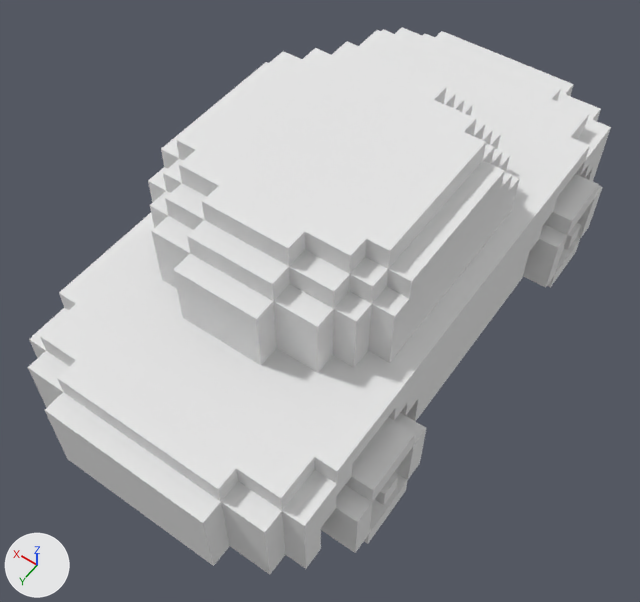
Two versions of the OBJ model car/Assets/Pretty Stuff/Shaderstuff/playcar1.obj, one commit apart.
Both versions are drawn from a 50 mm lens placed at (-15.1, 23.3, 35.7), pointed at (-0.6, 3.1, 3.8). Every picture has the same lights, and +X, +Y and +Z are marked at lower left. Where no turn or scale is listed for an object, it has been applied to the vertices.

Before the edit, the objects in view are built like this:
```python
mat_palette = principled_material('palette')
mat_palette.base_color = (0.8, 0.8, 0.8)  # white #e7e7e7
mat_palette.roughness = 1.0
me_playcar1 = bpy.data.meshes.new('playcar1')
me_playcar1.from_pydata(...)  # 634 vertices, 1320 faces; spans x -8.0..8.0, y -15.0..15.0, z 0.0..12.0
me_playcar1.materials.append(mat_palette)  # white #e7e7e7
ob_playcar1 = bpy.data.objects.new('playcar1', me_playcar1)
ob_playcar1.location = (0.0, 0.0, 0.0)
```
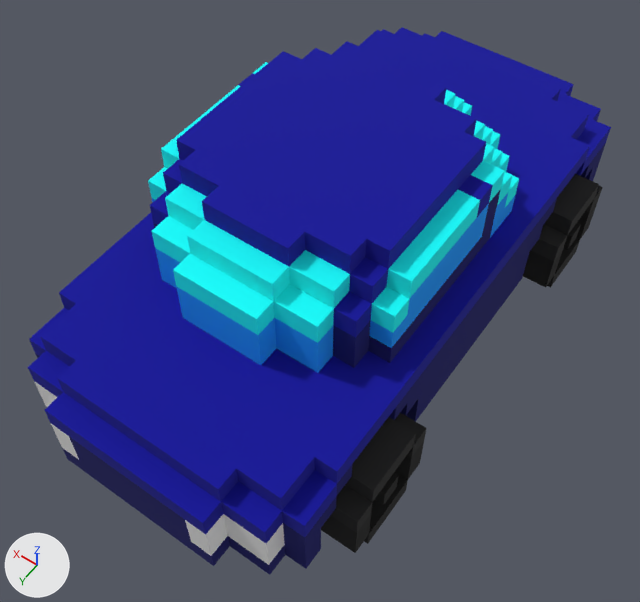
Edits to the bpy script that builds the scene:
```text
Add img_playcar1_png:
    img_playcar1_png = load_image('playcar1.png', '../Palettes/playCar1.PNG', 256, 1, 'sRGB')
Change mat_palette:
    remove mat_palette.base_color = (0.8, 0.8, 0.8)  # white #e7e7e7
    add mat_palette.texture = img_playcar1_png
```

What differs and where, as boxes (x1, y1, x2, y2) in the pictures (640 x 602 px):
'playcar1', surface changed (white to blue): (28, 27, 611, 575) in both
